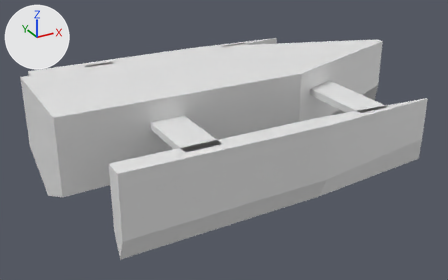
Before and after pictures for a commit that changed the glTF model models/spy_boat/river-spy-boat.glb.
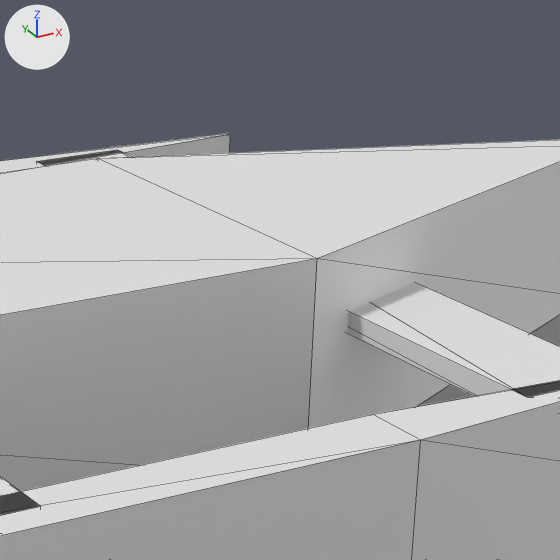
Old and new are each drawn whole from a camera (50 mm lens) standing at (-2.743, -4.843, 2.37) and looking at (-0.148, -0.124, 0.011) and again close up on the part from 47% to 83% of the width and 0% to 57% of the height. The lights are fixed; the arrows at upper left show +X, +Y and +Z. The older version's two pictures come first. The close-ups show mesh edges as thin lines. Vertices at exactly the same position are counted once.

Before the edit, the objects in view are built like this:
```python
me_spyboat_hull_003 = bpy.data.meshes.new('spyboat_hull.003')
me_spyboat_hull_003.from_pydata(...)  # 61 vertices, 102 faces; spans x -1.8..1.8, y -1.29..1.29, z 0.0..0.91
me_spyboat_hull_003.materials.append(mat_spyboat_hull_grey)  # white #e7e7e7
ob_spyboat_hull = bpy.data.objects.new('spyboat_hull', me_spyboat_hull_003)
ob_spyboat_hull.location = (0.0, 0.0, -0.21)
```
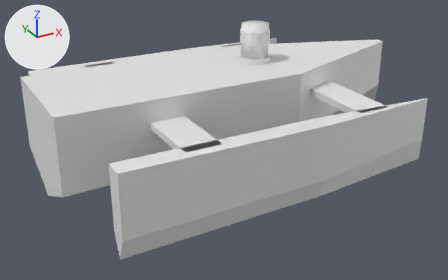
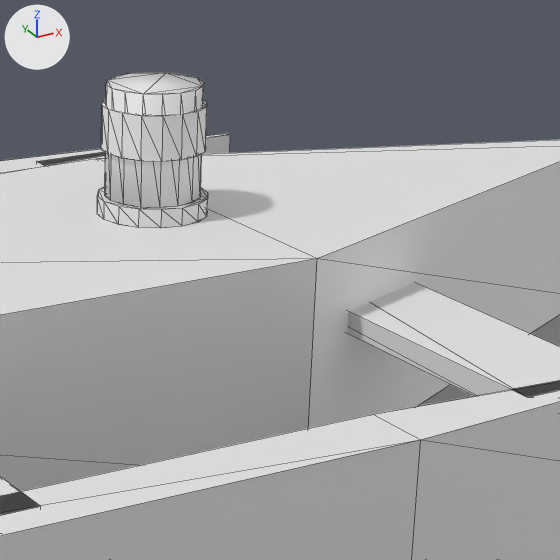
Commit message: add LIDAR drum above spy boat hull

The change, as a diff of the scene's bpy script:
```diff
--- a/models/spy_boat/river-spy-boat.glb.py
+++ b/models/spy_boat/river-spy-boat.glb.py
@@ mat_spyboat_sensor_pale @@
+mat_spyboat_sensor_pale = principled_material('spyboat_sensor_pale')
+mat_spyboat_sensor_pale.base_color = (0.8, 0.8, 0.8)  # white #e7e7e7
@@ mat_spyboat_sensor_dark @@
+mat_spyboat_sensor_dark = principled_material('spyboat_sensor_dark')
+mat_spyboat_sensor_dark.base_color = (0.8, 0.8, 0.8)  # white #e7e7e7
@@ me_spyboat_hull_003 @@
 # used by ob_spyboat_hull; location = (0.0, 0.0, -0.21)
-me_spyboat_hull_003.from_pydata(...)  # 61 vertices, 102 faces; spans x -1.8..1.8, y -1.29..1.29, z 0.0..0.91
+me_spyboat_hull_003.from_pydata(...)  # 157 vertices, 282 faces; spans x -1.8..1.8, y -1.29..1.29, z 0.0..1.26
+# me_spyboat_hull_003 part 1: a new loose piece, a 16-sided cylinder along z spanning x 0.12..0.38, y -0.13..0.13, z 0.96..1.26, in mat_spyboat_sensor_pale (white #e7e7e7)
+# me_spyboat_hull_003 part 2: a new loose piece, a 16-sided cylinder along z spanning x 0.1..0.4, y -0.15..0.15, z 0.91..0.96, in mat_spyboat_sensor_dark (white #e7e7e7)
+# me_spyboat_hull_003 part 3: a new loose piece, a 16-sided cylinder along z spanning x 0.11..0.39, y -0.14..0.14, z 1.09..1.21, in mat_spyboat_sensor_dark (white #e7e7e7)
 me_spyboat_hull_003.materials.append(mat_spyboat_hull_grey)
+me_spyboat_hull_003.materials.append(mat_spyboat_sensor_pale)  # white #e7e7e7
+me_spyboat_hull_003.materials.append(mat_spyboat_sensor_dark)  # white #e7e7e7
```

Pixel boxes (x1, y1, x2, y2) of what changed, in the close-ups (560 x 560 px):
'spyboat_hull', reshaped
    before: (0, 133, 560, 560)
    after: (0, 72, 560, 560)
part 1 of me_spyboat_hull_003, added
    after: (105, 72, 204, 208)
part 2 of me_spyboat_hull_003, added
    after: (97, 187, 208, 228)
part 3 of me_spyboat_hull_003, added
    after: (101, 99, 207, 162)
